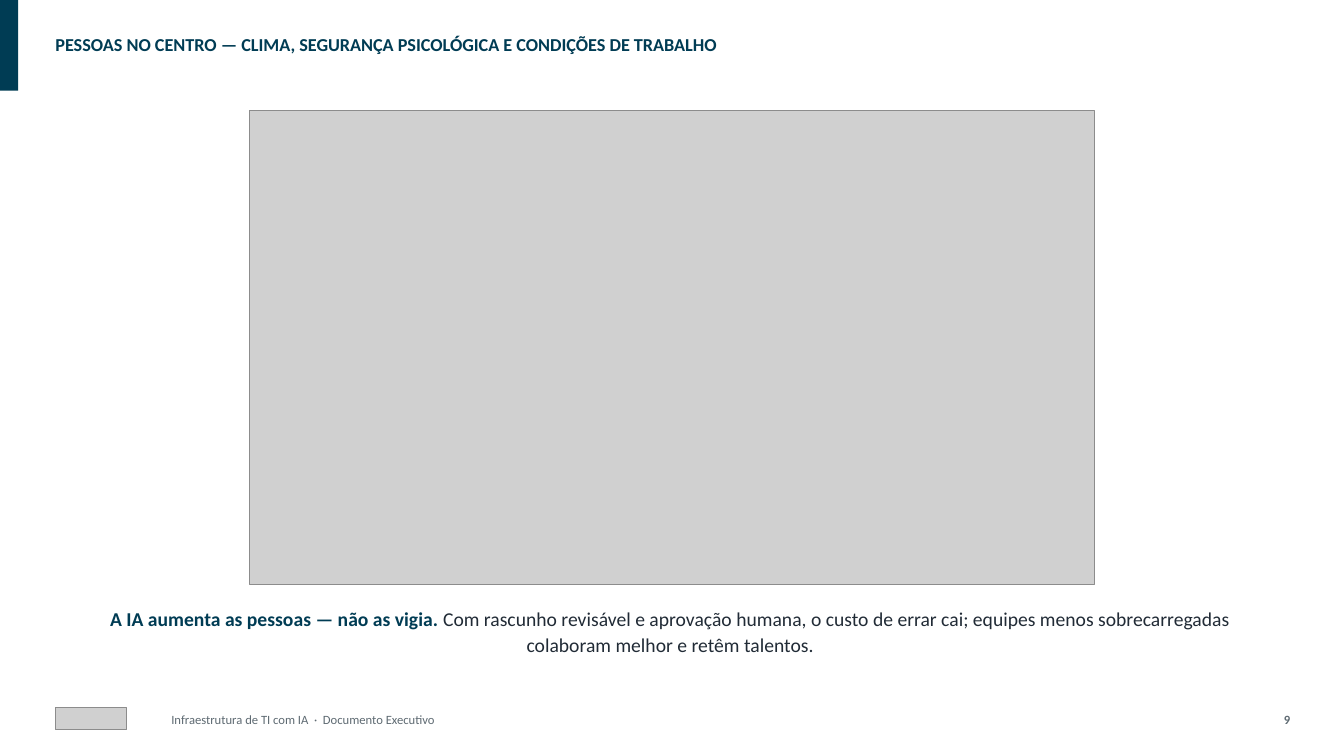
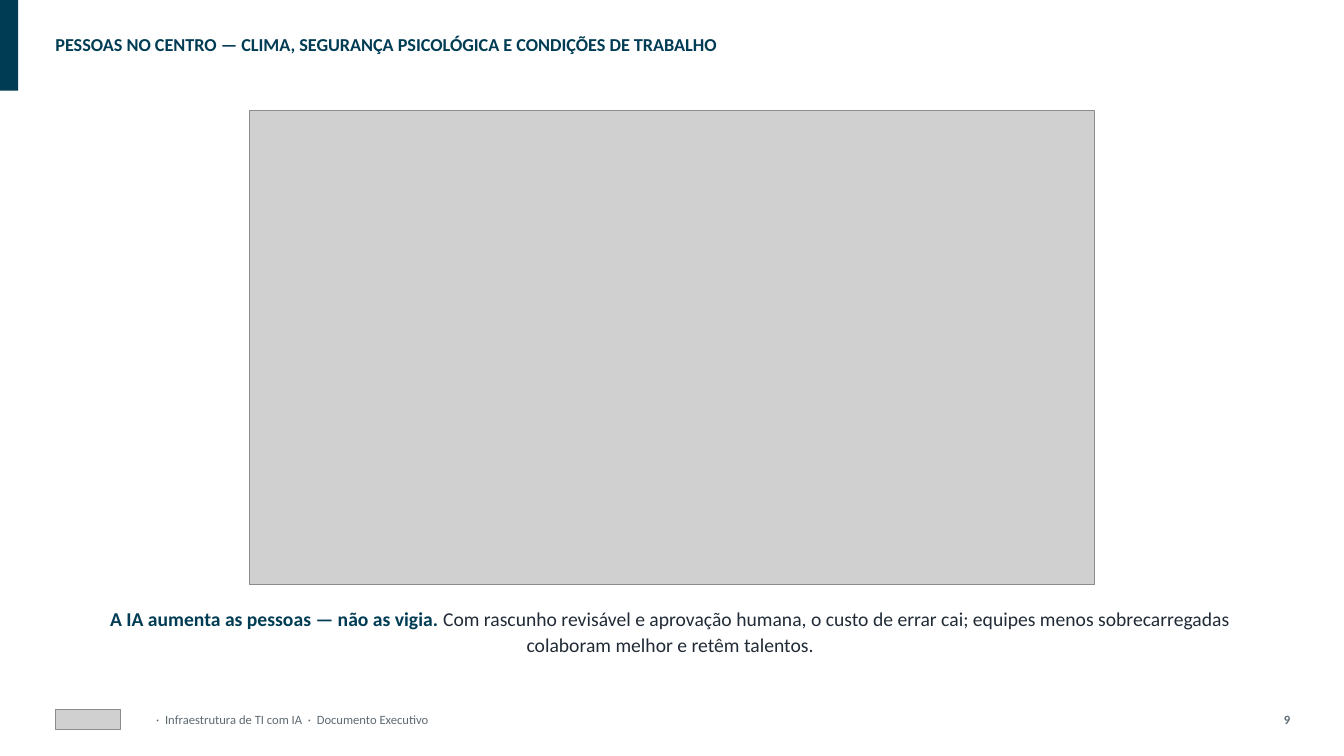
Before and after one commit to rstoi/rstoi, a slide deck: slide 9 of docs/Infraestrutura-IA-setup.com.br.pptx. Drawn at 1344x756 pixels with LibreOffice and Linux fonts; fonts in the diff are those of the drawing; grey boxes stand for pictures. Boxes give left, top, right and bottom in pixels: in the first picture for what was removed or moved away, otherwise in the second. Text is boxed around its words. In the diff, an @@ line names an element or a change of style, - is before the commit and + after.

```diff
--- a/docs/Infraestrutura-IA-setup.com.br.pptx
+++ b/docs/Infraestrutura-IA-setup.com.br.pptx
@@ picture: place and size @@
-picture at (55, 708, 127, 730)
+picture at (55, 710, 120, 730)
@@ text at (165, 715, 429, 724): text changed @@
-Infraestrutura de TI com IA · Documento Executivo
+· Infraestrutura de TI com IA · Documento Executivo
```
Also in this commit, not shown: 10 other slides changed, 4 other files.
